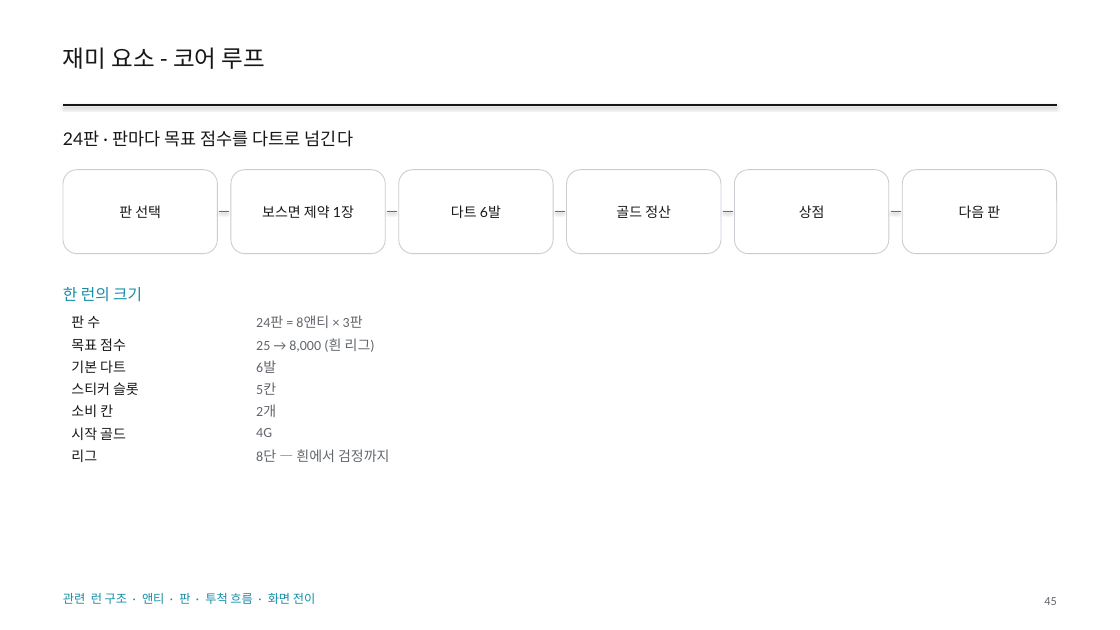
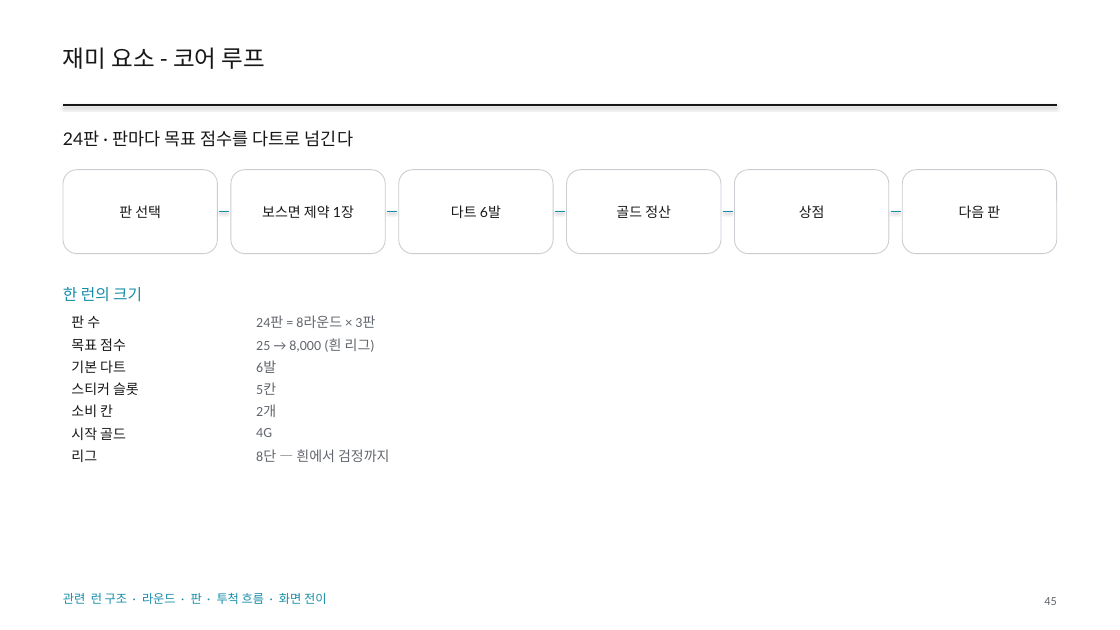
Before and after one commit to GGbong69/test-03, a slide deck: slide 45 of docs/HIGHTONE_기획서.pptx. Drawn at 1120x630 pixels with LibreOffice and Linux fonts; fonts in the diff are those of the drawing. Boxes give left, top, right and bottom in pixels: in the first picture for what was removed or moved away, otherwise in the second. Text is boxed around its words. In the diff, an @@ line names an element or a change of style, - is before the commit and + after.

```diff
--- a/docs/HIGHTONE_기획서.pptx
+++ b/docs/HIGHTONE_기획서.pptx
@@ table at <box>63,310,1057,466</box> @@
-row 1, column 2: 24판 = 8앤티 × 3판
+row 1, column 2: 24판 = 8라운드 × 3판
@@ text at <box>63,593,326,604</box>: text changed @@
-관련 런 구조 · 앤티 · 판 · 투척 흐름 · 화면 전이
+관련 런 구조 · 라운드 · 판 · 투척 흐름 · 화면 전이
```
Also in this commit, not shown: 37 other slides changed, 2 other files.
